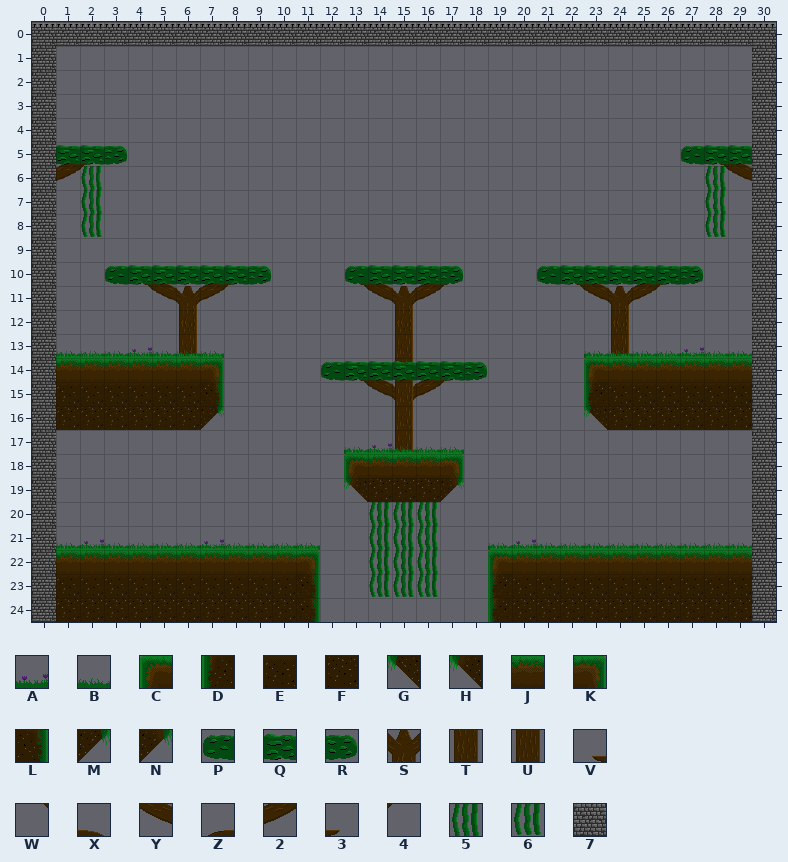
Tiled map -- Assets/Terrain Assets/DarkWoodsMap2.tmx. The picture above was drawn from the file before the commit.
Cells are 32x32 px. Shown: x 0..30, y 0..24.
Key: from "DarkWoodsTileset2": A 4, B 5, C 6 "Solid", D 7 "Solid", E 8 "Solid", F 9 "Solid", G 10 "Solid", H 11 "Solid", J 12 "Solid", K 13 "Solid", L 14 "Solid", M 15 "Solid", N 16 "Solid", P 17 "Platform", Q 18 "Platform", R 19 "Platform", S 20, T 21, U 22, V 23, W 24, X 25, Y 26, Z 27, 2 28, 3 29, 4 30, 5 31 "Ladder", 6 32 "Ladder", 7 33 "Solid".
_ is an empty cell.
Layers that did not change in this view are not listed.
Layer "Background 2" before, first column x 0:
 0 _______________________________
 1 _______________________________
 2 _______________________________
 3 _______________________________
 4 _______________________________
 5 _Z3_________________________VX_
 6 _24_________________________WY_
 7 _______________________________
 8 _______________________________
 9 _______________________________
10 ____VX_Z3____VX_Z3_____X_Z3____
11 ____WYS24____WYS24____WYS24____
12 ______T________T________T______
13 ______U________U________U______
14 _____________VXUZ3_____________
15 _____________WYS24_____________
16 _______________U_______________
17 _______________U_______________
18 _______________________________
19 _______________________________
20 _______________________________
21 _______________________________
22 _______________________________
23 _______________________________
24 _______________________________
Layer "Background 1" before, first column x 6:
 5 _____________________
 6 _____________________
 7 _____________________
 8 _____________________
 9 _____________________
10 ________________V____
11 _____________________
12 _____________________
13 BB_______________BBBB
14 _____________________
15 _________U___________
16 _____________________
17 _______BABBB_________
18 _____________________
19 _____________________
20 _____________________
21 BABBBB_______BABBBBBB
22 _____________________
23 _____________________
Layer "Main Stage" before, first column x 0:
 1 7_____________________________7
 2 7_____________________________7
 3 7_____________________________7
 4 7_____________________________7
 5 7QQR_______________________PQQ7
 6 7_5_________________________5_7
 7 7_5_________________________5_7
 8 7_6_________________________6_7
 9 7_____________________________7
10 7__PQQQQQR___PQQQR___PQQQQQR__7
11 7_____________________________7
12 7_____________________________7
13 7_____________________________7
14 7JJJJJJK____PQQQQQR____CJJJJJJ7
15 7EEEEEEL_______________DEEEEEE7
16 7FFFFFFM_______________GFFFFFF7
17 7_____________________________7
18 7____________CJJJK____________7
19 7____________HFFFN____________7
20 7_____________555_____________7
21 7_____________555_____________7
22 7JJJJJJJJJJK__555__CJJJJJJJJJJ7
New version:
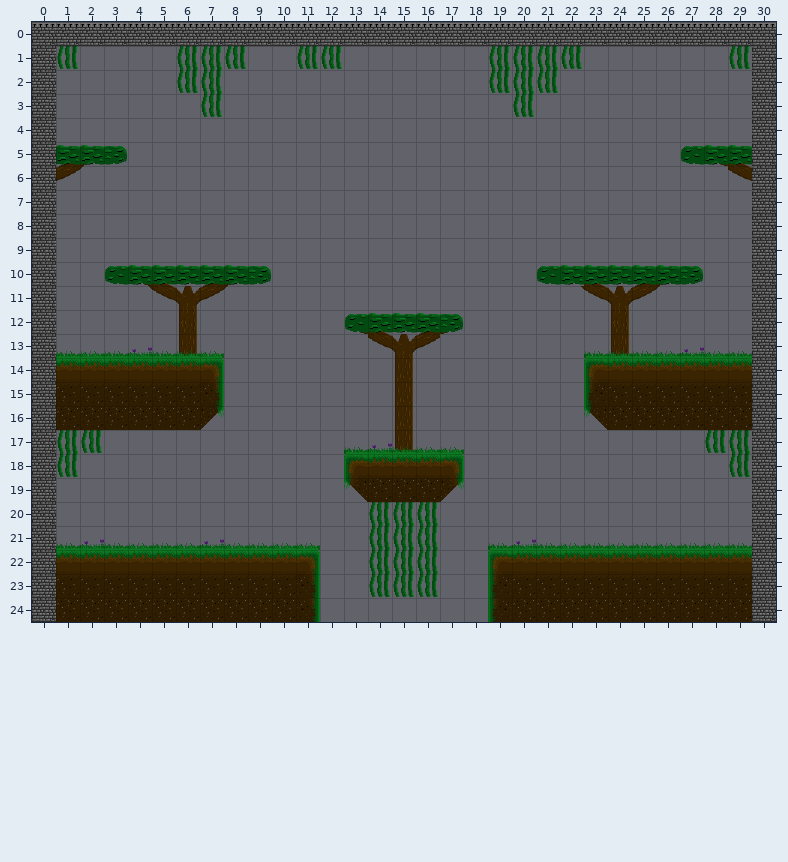
Tiles of an added or newly shown layer are drawn over the layers below it.
Change:
Layer "Background 2":
y 1: x 1 _ -> 6; x 6..8 ___ -> 556; x 11..12 __ -> 66; x 19..22 ____ -> 5556; x 29 _ -> 6
y 2: x 6..7 __ -> 65; x 19..21 ___ -> 656
y 3: x 7 _ -> 6; x 20 _ -> 6
y 6: x 28 W -> _
y 10: x 13..14 VX -> __; x 16..17 Z3 -> __
y 11: x 14..16 YS2 -> ___
y 12: x 13..17 __T__ -> VX_Z3
y 13: x 14..16 _U_ -> YS2
y 14: x 13..14 VX -> __; x 16..17 Z3 -> __
y 15: x 14..16 YS2 -> _U_
y 17: x 1..2 __ -> 56; x 28..29 __ -> 65
y 18: x 1 _ -> 6; x 29 _ -> 6
Layer "Background 1":
y 10: x 22 V -> _
y 15: x 15 U -> _
Layer "Main Stage":
y 6..7: x 2 5 -> _; x 28 5 -> _
y 8: x 2 6 -> _; x 28 6 -> _
y 10: x 13..17 PQQQR -> _____; x 22 Q -> _
y 14: x 12..18 PQQQQQR -> _______
Layer "Trees" (added):
y 10: x 22 _ -> Q
y 12: x 13..17 _____ -> PQQQR
